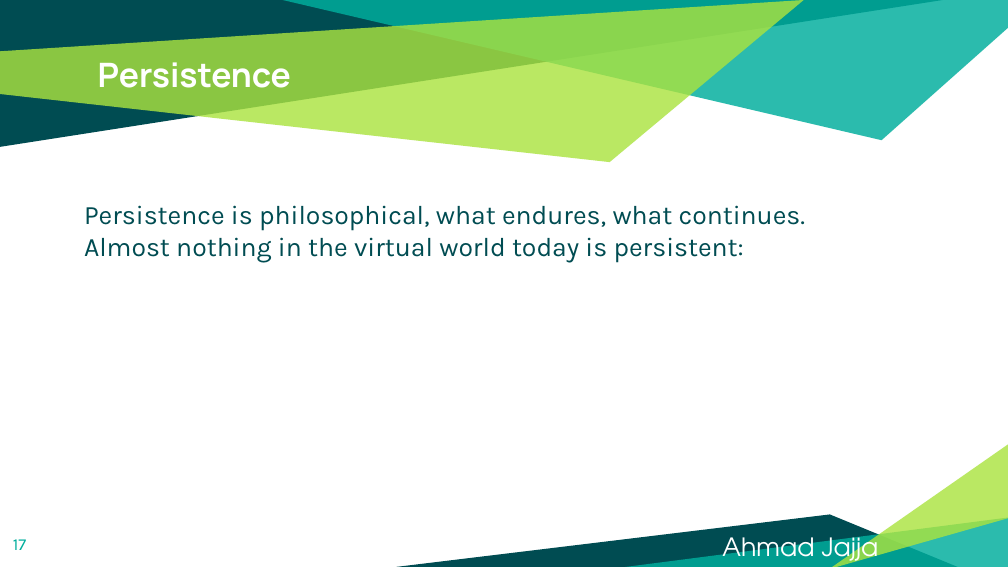
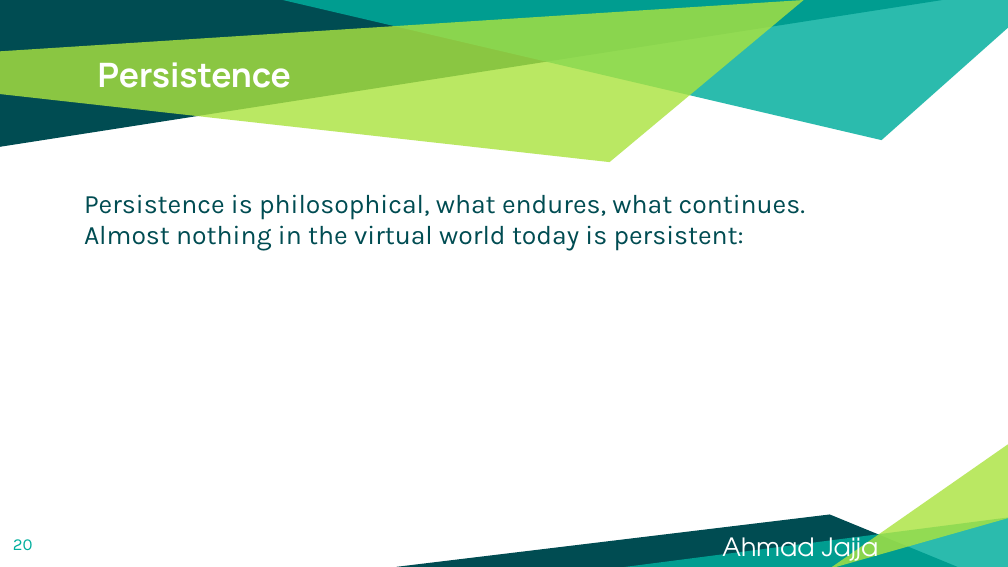
Before and after one commit to Ahmadjajja/WEB-3.0-and-Metaverse, a slide deck: slide 20 of Slides/What is Metaverse.pptx (slide 17 before the commit). Drawn at 1008x567 pixels with LibreOffice and Linux fonts; fonts in the diff are those of the drawing. Boxes give left, top, right and bottom in pixels: in the first picture for what was removed or moved away, otherwise in the second. Text is boxed around its words. In the diff, an @@ line names an element or a change of style, - is before the commit and + after.

Commit message:
What is metaverse slides

```diff
--- a/Slides/What is Metaverse.pptx
+++ b/Slides/What is Metaverse.pptx
@@ text "Persistence is philosophical, what endures, ...": place and size @@
-text "Persistence is philosophical, what endures, ..." at bbox=[84, 205, 805, 263]
+text "Persistence is philosophical, what endures, ..." at bbox=[84, 194, 805, 251]
@@ page number at bbox=[13, 539, 33, 550]: text changed @@
-17
+20
```
Also in this commit, not shown: 6 other slides changed, 4 slides added, 3 slides removed, 8 other files.
